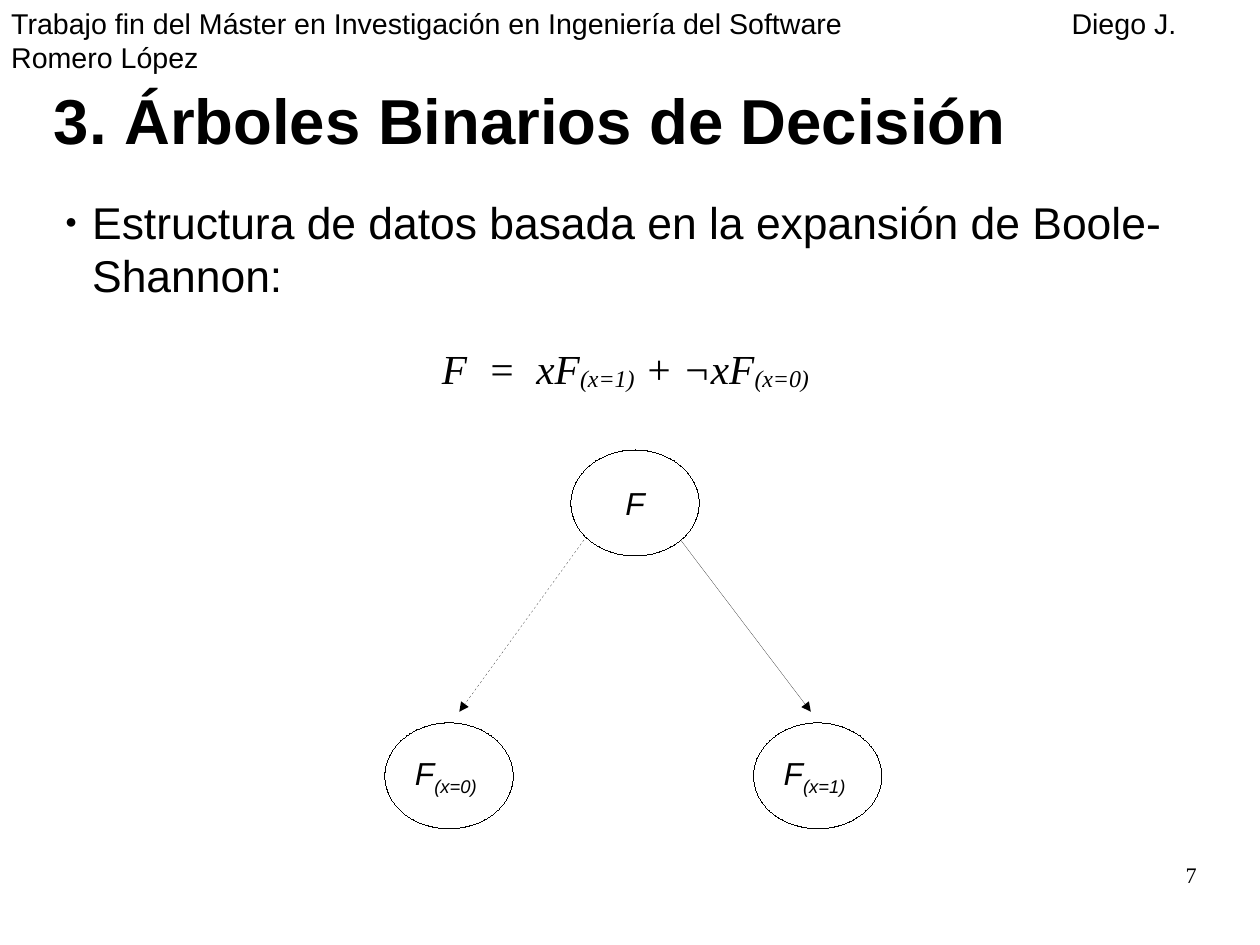
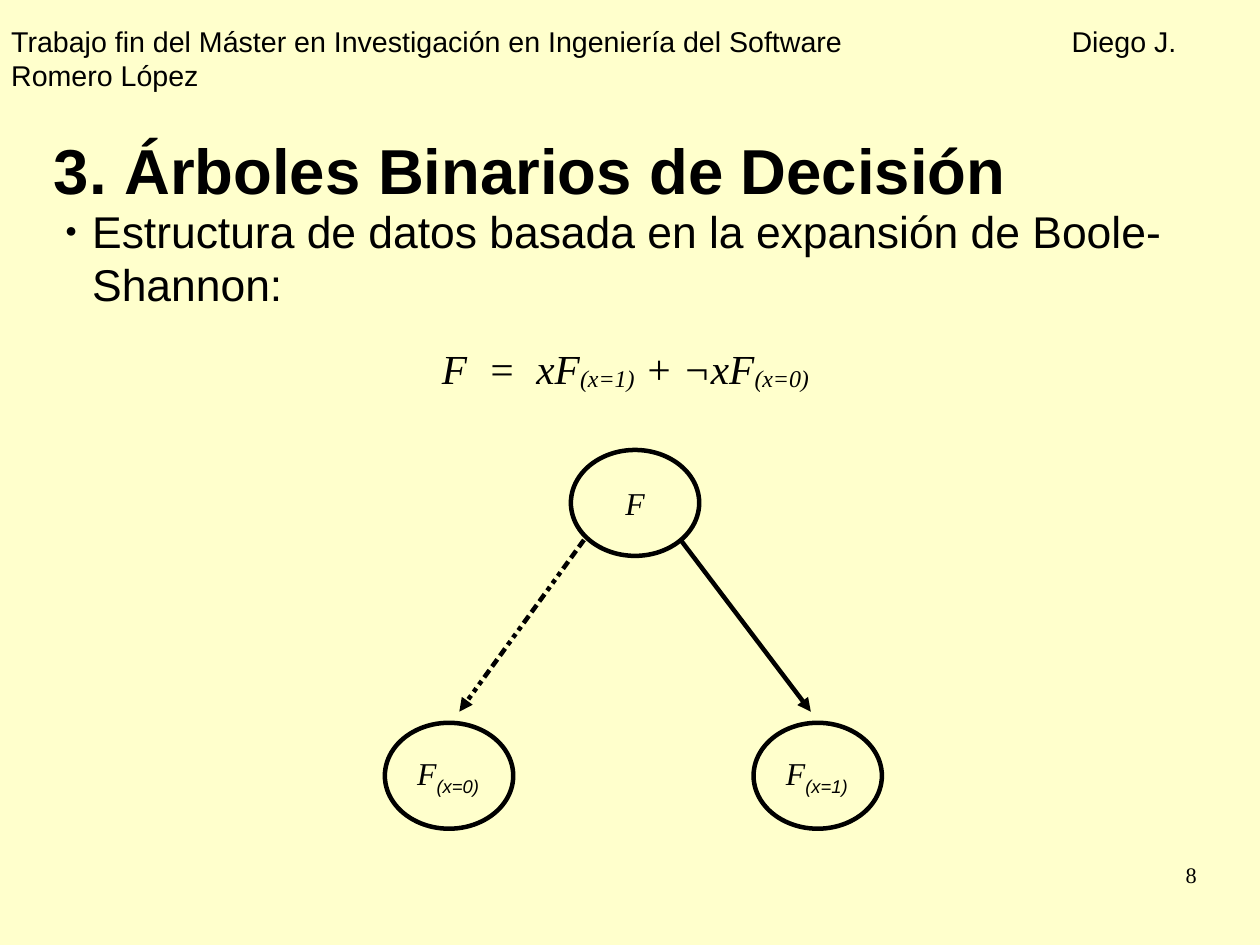
Before and after one commit to diegojromerolopez/djbdd, a slide deck: slide 8 of doc/presentacion.odp (slide 7 before the commit). Drawn at 1260x945 pixels with LibreOffice and Linux fonts; fonts in the diff are those of the drawing. Boxes give left, top, right and bottom in pixels: in the first picture for what was removed or moved away, otherwise in the second. Text is boxed around its words. In the diff, an @@ line names an element or a change of style, - is before the commit and + after.

```diff
--- a/doc/presentacion.odp
+++ b/doc/presentacion.odp
@@ background #FFFFFF to #FFFFCC @@
@@ text "Trabajo fin del Máster en ...": place and size @@
-text "Trabajo fin del Máster en ..." at [11, 13, 1176, 39]
+text "Trabajo fin del Máster en ..." at [11, 31, 1176, 57]
@@ text "3. Árboles Binarios de Decisión": place and size @@
-text "3. Árboles Binarios de Decisión" at [54, 94, 1005, 145]
+text "3. Árboles Binarios de Decisión" at [54, 144, 1005, 195]
@@ text "Estructura de datos basada en ...": place and size @@
-text "Estructura de datos basada en ..." at [92, 206, 1160, 293]
+text "Estructura de datos basada en ..." at [92, 215, 1160, 302]
@@ ellipse "F" at [572, 450, 700, 557]: font Arial to Times New Roman; outline #000000 0 pt to #000000 2.83 pt @@
@@ arrow (584, 540) - (460, 712): stroke #000000 0 pt to #000000 2.83 pt @@
@@ arrow (681, 540) - (811, 712): stroke #000000 0 pt to #000000 2.83 pt @@
@@ ellipse "F(x=0)" at [385, 723, 513, 829]: font Arial to Times New Roman in "F(x=0)"; outline #000000 0 pt to #000000 2.83 pt @@
@@ ellipse "F(x=1)" at [753, 723, 882, 829]: font Arial to Times New Roman in "F(x=1)"; outline #000000 0 pt to #000000 2.83 pt @@
@@ page number at [1186, 868, 1197, 884]: text changed @@
-7
+8
```
Also in this commit, not shown: 23 other slides changed, 3 slides added, 2 slides removed, 1 other file.
